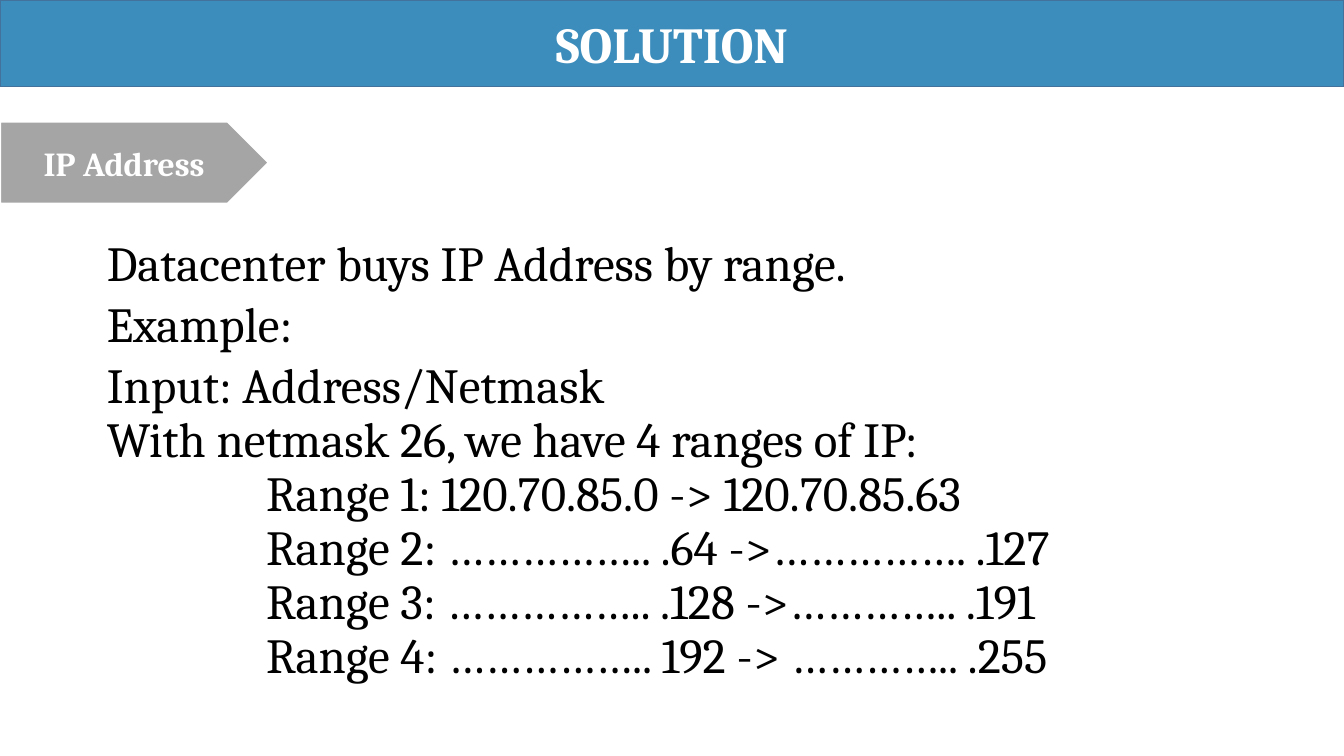
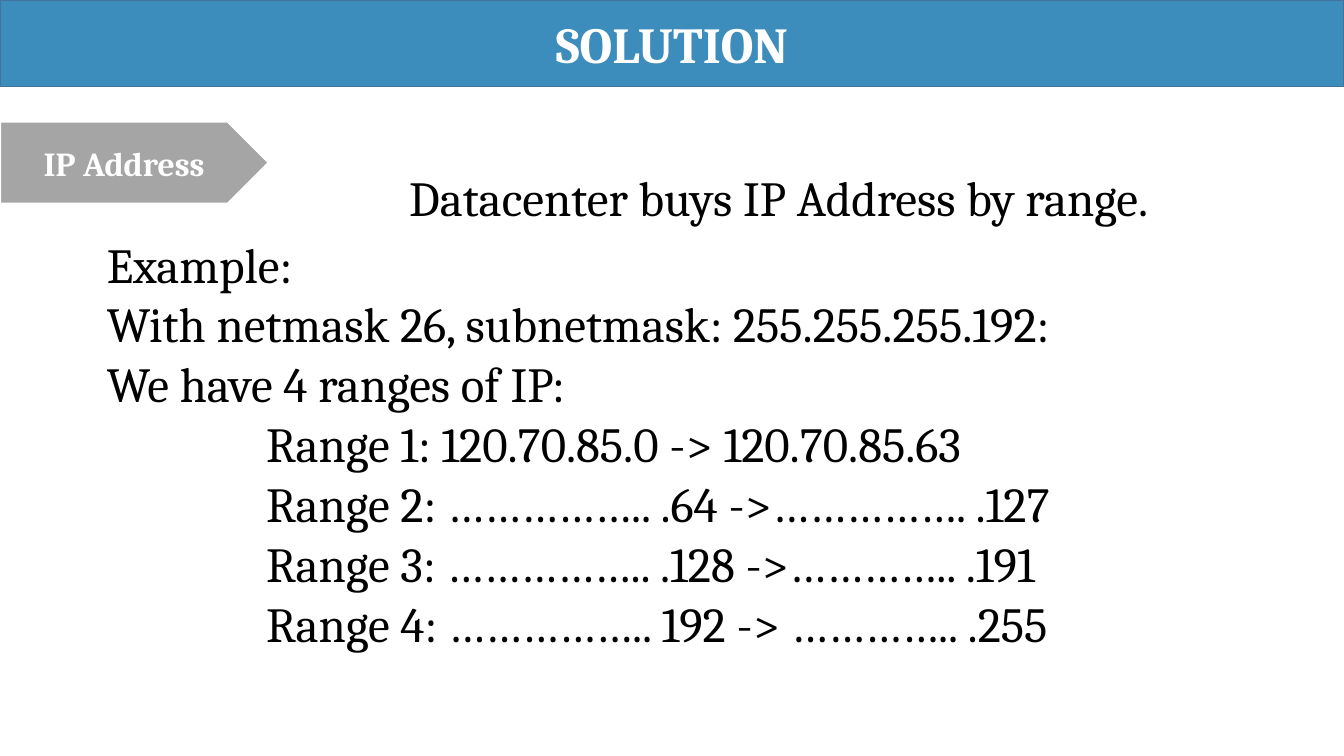
Before and after one commit to haltt051093/IMS-datacenter, a slide deck: slide 19 of Document/Presentation/IMS_20160413_Presentation.pptx. Drawn at 1344x756 pixels with LibreOffice and Linux fonts; fonts in the diff are those of the drawing. Boxes give left, top, right and bottom in pixels: in the first picture for what was removed or moved away, otherwise in the second. Text is boxed around its words. In the diff, an @@ line names an element or a change of style, - is before the commit and + after.

```diff
--- a/Document/Presentation/IMS_20160413_Presentation.pptx
+++ b/Document/Presentation/IMS_20160413_Presentation.pptx
@@ subtitle "Datacenter buys IP Address by ...": place and size @@
-subtitle "Datacenter buys IP Address by ..." at [107, 247, 1050, 684]
+subtitle "Datacenter buys IP Address by ..." at [107, 182, 1148, 653]
@@ subtitle at [107, 182, 1148, 653]: line spacing 0.8 to 0.9 @@
@@ subtitle at [107, 308, 1050, 413]: text changed @@
-Input: Address/Netmask
-      With netmask 26, we have 4 ranges of IP:
+      With netmask 26, subnetmask: 255.255.255.192:
+      We have 4 ranges of IP:
```
Also in this commit, not shown: 1 other slide changed.
